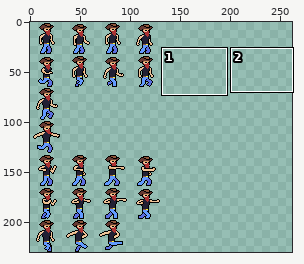
Two versions of one sprite sheet, SHMULE/beat_they_arse/assets/sprites/Player/CowboyFinal-Sheet.png. The picture above shows the old version from afar; the outline marks the close-up.
Close-up. The starting point:
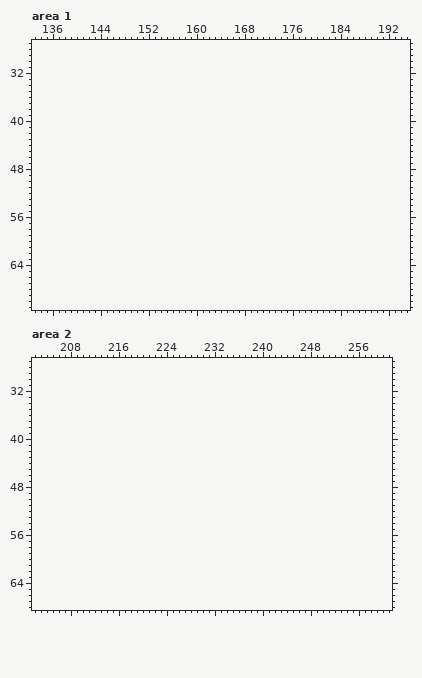
The file is 131x230 pixels. Shown: area 1: x 133..195, y 27..71; area 2: x 202..261, y 27..68. The old version is drawn lined up with the new one, on the new canvas. The wide view leaves out empty margins. The commit also changed other parts of the picture, which this record leaves out.
Once edited:
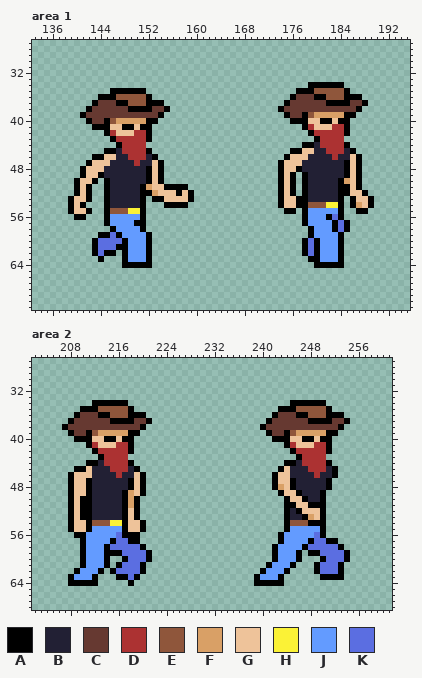
Palette (. is transparent): A #000000  B #222034  C #663931  D #ac3232  E #8f563b  F #d9a066  G #eec39a  H #fbf236  J #639bff  K #5b6ee1
From old to new:
canvas 131x230 -> 263x230
--- area 1
@@ x 133..195 @@
 33 ...............................................................
-34 ...............................................................
-35 ...............................................................
-36 ...............................................................
-37 ...............................................................
-38 ...............................................................
-39 ...............................................................
-40 ...............................................................
-41 ...............................................................
-42 ...............................................................
-43 ...............................................................
-44 ...............................................................
-45 ...............................................................
-46 ...............................................................
-47 ...............................................................
-48 ...............................................................
-49 ...............................................................
-50 ...............................................................
-51 ...............................................................
-52 ...............................................................
-53 ...............................................................
-54 ...............................................................
-55 ...............................................................
-56 ...............................................................
-57 ...............................................................
-58 ...............................................................
-59 ...............................................................
-60 ...............................................................
-61 ...............................................................
-62 ...............................................................
-63 ...............................................................
-64 ...............................................................
+34 ..............................................AAAAAA...........
+35 .............AAAAAA.........................AAAEEEEEA..........
+36 ...........AAAEEEEEA.......................ACCCAAEEEAAA........
+37 ..........ACCCAAEEEAAA....................ACCCCCCAAAACCA.......
+38 .........ACCCCCCAAAACCA..................ACCCCCCCCCCCCA........
+39 ........ACCCCCCCCCCCCA....................ACCAEFFFFFAA.........
+40 .........ACCAEFFFFFAA......................AAAGGAAGAA..........
+41 ..........AAAGGAAGAA.........................ADGGGDDA..........
+42 ............ADGGGDDA..........................ADDDDDA..........
+43 .............ADDDDDA...........................ADDDD...........
+44 ..............ADDDD..........................AABDDDDA..........
+45 ............AABDDDDA.......................AAGGBBDDDBA.........
+46 ..........AAGGBBDDDBA.....................AGGGBBBBDBBGA........
+47 .........AGGGBBBBDBBGA...................AGGGBBBBBBBAGA........
+48 ........AGGGBBBBBBBAGA...................AGGABBBBBBBAGA........
+49 ........AGGABBBBBBBAGA...................AGA.ABBBBBBAGA........
+50 .......AGGA.ABBBBBBAGA...................AGA.ABBBBBAFGA........
+51 .......AGA..ABBBBBAFGGAAAA...............AGA.ABBBBBAAGA........
+52 .......AGA..ABBBBBAAFGGGAGA..............AGA.ABBBBBAAGGA.......
+53 ......AGGA..ABBBBBA.AAGGGGA..............AGGAABBBBBA.AGGA......
+54 ......AGA...ABBBBBA...AAAA...............AGGAAEEEHHA.AFGA......
+55 ......AGGA..AEEEHHA.......................AA.AJJJJJA..AA.......
+56 .......AA...AJJJJJA..........................AJJJAKA...........
+57 ............AJJJJAA..........................AJJJJAKA..........
+58 .............AJJJJA...........................AJJJAKA..........
+59 ...........AAKAJJJJA..........................AJJJJA...........
+60 ..........AKKKKAJJJA.........................AKAJJJA...........
+61 ..........AKKKAAJJJA.........................AKAJJJA...........
+62 ..........AKAA.AJJJA.........................AKAJJJA...........
+63 ...........A...AJJJA..........................AAJJJA...........
+64 ...............AAAAA...........................AAAAA...........
 65 ...............................................................
--- area 2
@@ x 202..261 @@
 33 ............................................................
-34 ............................................................
-35 ............................................................
-36 ............................................................
-37 ............................................................
-38 ............................................................
-39 ............................................................
-40 ............................................................
-41 ............................................................
-42 ............................................................
-43 ............................................................
-44 ............................................................
-45 ............................................................
-46 ............................................................
-47 ............................................................
-48 ............................................................
-49 ............................................................
-50 ............................................................
-51 ............................................................
-52 ............................................................
-53 ............................................................
-54 ............................................................
-55 ............................................................
-56 ............................................................
-57 ............................................................
-58 ............................................................
-59 ............................................................
-60 ............................................................
-61 ............................................................
-62 ............................................................
-63 ............................................................
-64 ............................................................
+34 ..........AAAAAA...........................AAAAAA...........
+35 ........AAAEEEEEA........................AAAEEEEEA..........
+36 .......ACCCAAEEEAAA.....................ACCCAAEEEAAA........
+37 ......ACCCCCCAAAACCA...................ACCCCCCAAAACCA.......
+38 .....ACCCCCCCCCCCCA...................ACCCCCCCCCCCCA........
+39 ......ACCAEFFFFFAA.....................ACCAEFFFFFAA.........
+40 .......AAAGGAAGAA.......................AAAGGAAGAA..........
+41 .........ADGGGDDA.........................ADGGGDDA..........
+42 ..........ADDDDDA..........................ADDDDDA..........
+43 ...........ADDDD............................ADDDD...........
+44 .........AABDDDDA.........................AABDDDDA..........
+45 .......AAGBBBDDDBA.......................AGBBBDDDBA.........
+46 ......AGGGBBBBDBBGA.....................AGGBBBBDBBA.........
+47 ......AGGABBBBBBAGA.....................AGGABBBBBA..........
+48 ......AGGABBBBBBAGA.....................AFGABBBBBA..........
+49 ......AGGABBBBBAFGA......................AGGABBBA...........
+50 ......AGAABBBBBAFA........................AGGABBA...........
+51 ......AGAABBBBBAFA........................AAGGAAA...........
+52 ......AGAABBBBBAGA........................ABAGGGA...........
+53 ......AGAABBBBBAGA........................ABBAFGA...........
+54 ......AGGAEEEHHAGGA.......................AEEEAAA...........
+55 ......AGGAJJJJJAGGA.......................AJJJJJA...........
+56 .......AAJJJJJKAAA.......................AJJJJJKA...........
+57 ........AJJJJAKKAA.......................AJJJJAKKAA.........
+58 ........AJJJAKKKKKA.....................AJJJJAKKKKKA........
+59 ........AJJJAAAKKKKA....................AJJJA.AAKKKKA.......
+60 ........AJJJA..AKKKA....................AJJJA...AKKKA.......
+61 ........AJJJA.AKKKA....................AJJJA...AKKKA........
+62 .......AJJJA.AKKKKA...................AJJJA....AKKKA........
+63 ......AJJJA...AAKA...................AJJJA......AAAA........
+64 ......AAAAA.....A....................AAAAA..................
 65 ............................................................
